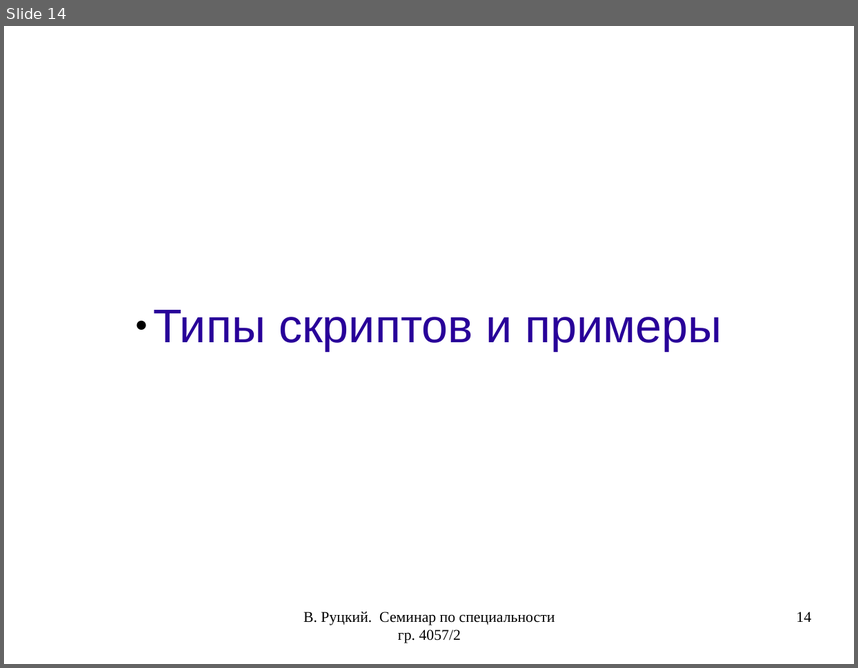
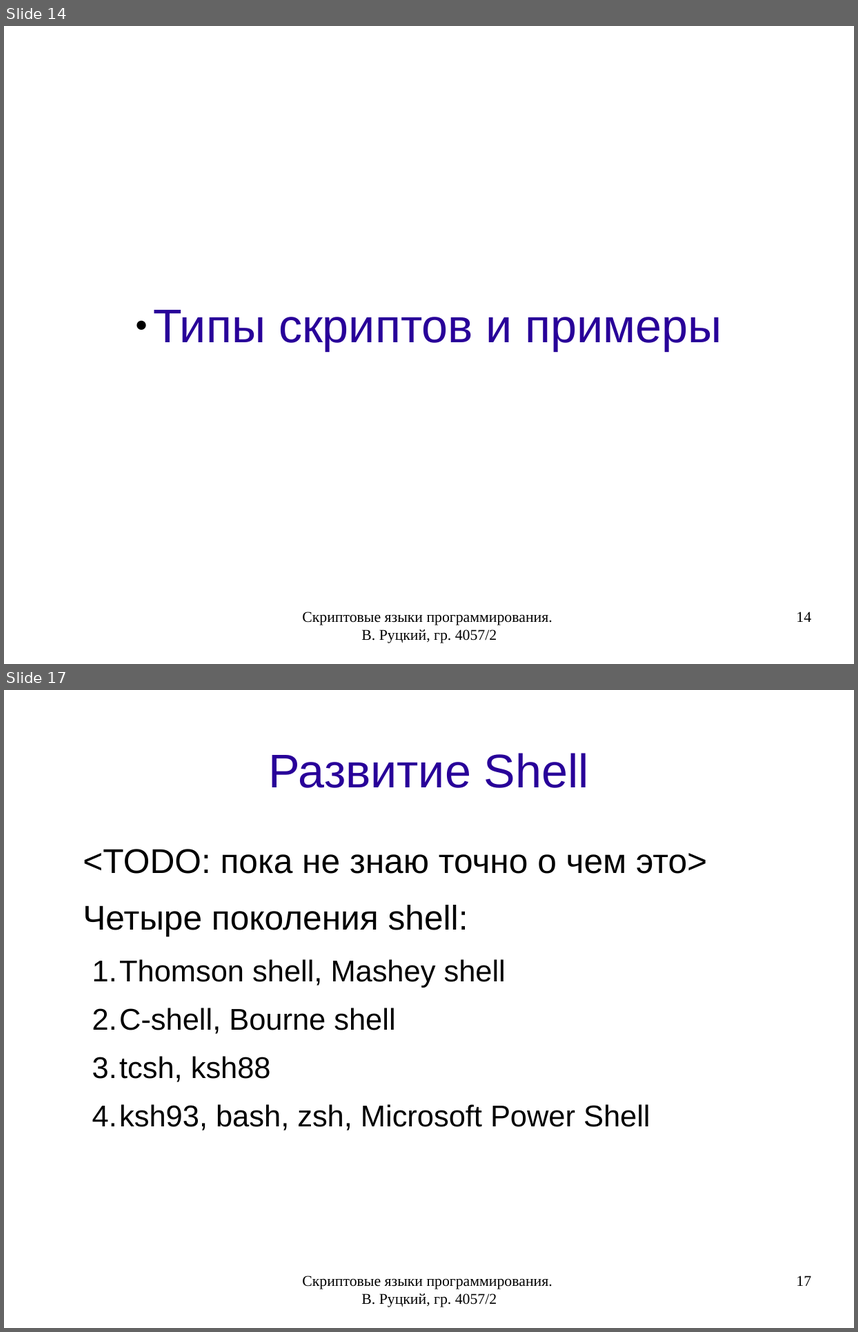
Before and after one commit to rutsky/semester07, a slide deck: Operation_systems/scripting_languages/40572_Rutsky_Scripting_languages.odp. Shown one above the other, each under a label of ours: slide 14 before the commit, slides 14 and 17 after it; the slides between them are not shown. The pictures are 858x668 and 858x1332 pixels, drawn with LibreOffice and Linux fonts; fonts in the diff are those of the drawing. Boxes give left, top, right and bottom in pixels: in the first picture for what was removed or moved away, otherwise in the second. Text is boxed around its words. In the diff, an @@ line names an element or a change of style, - is before the commit and + after.

```diff
--- a/Operation_systems/scripting_languages/40572_Rutsky_Scripting_languages.odp
+++ b/Operation_systems/scripting_languages/40572_Rutsky_Scripting_languages.odp
@@ slide 17 added at [4,690,854,1328], background #FFFFFF @@
@@ title added at [268,753,589,788], 44 pt, text #280099 @@
+Развитие Shell
@@ text added at [83,849,707,1130], 28 pt, text #000000 @@
+<TODO: пока не знаю точно о чем это>
+Четыре поколения shell:
+  1. Thomson shell, Mashey shell
+  2. C-shell, Bourne shell
+  3. tcsh, ksh88
+  4. ksh93, bash, zsh, Microsoft Power Shell
@@ text added at [302,1275,553,1307], 14 pt, text #000000 @@
+Скриптовые языки программирования. В. Руцкий, гр. 4057/2
@@ page number added at [796,1275,811,1285], 14 pt, text #000000 @@
+17
@@ slide 14 changed as well @@
@@ text at [302,611,553,643]: text changed @@
-В. Руцкий. Семинар по специальности гр. 4057/2
+Скриптовые языки программирования. В. Руцкий, гр. 4057/2
```
Also in this commit, not shown: 16 other slides changed, 12 other slides added, 1 slide removed, 5 other files.
